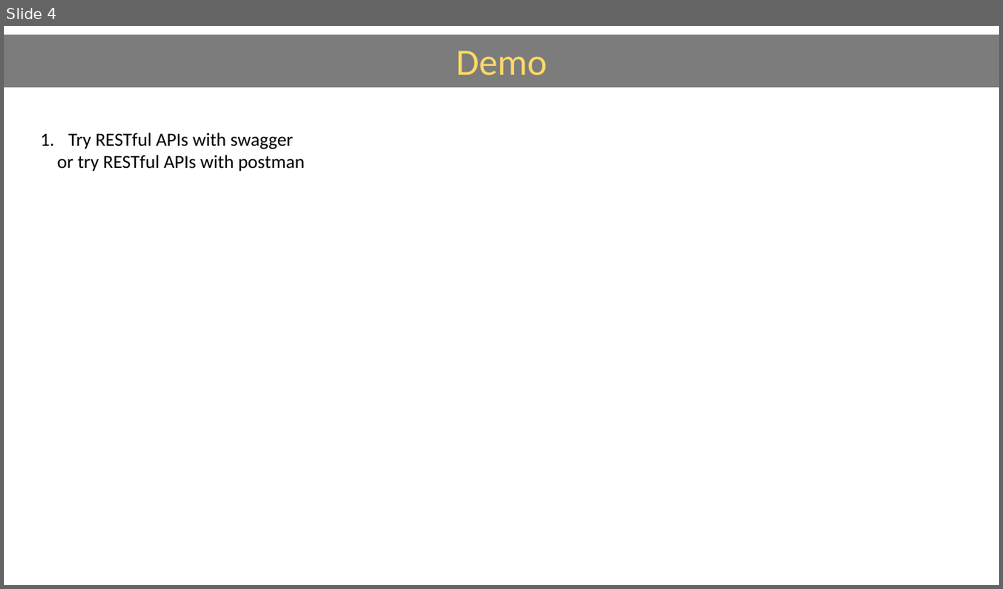
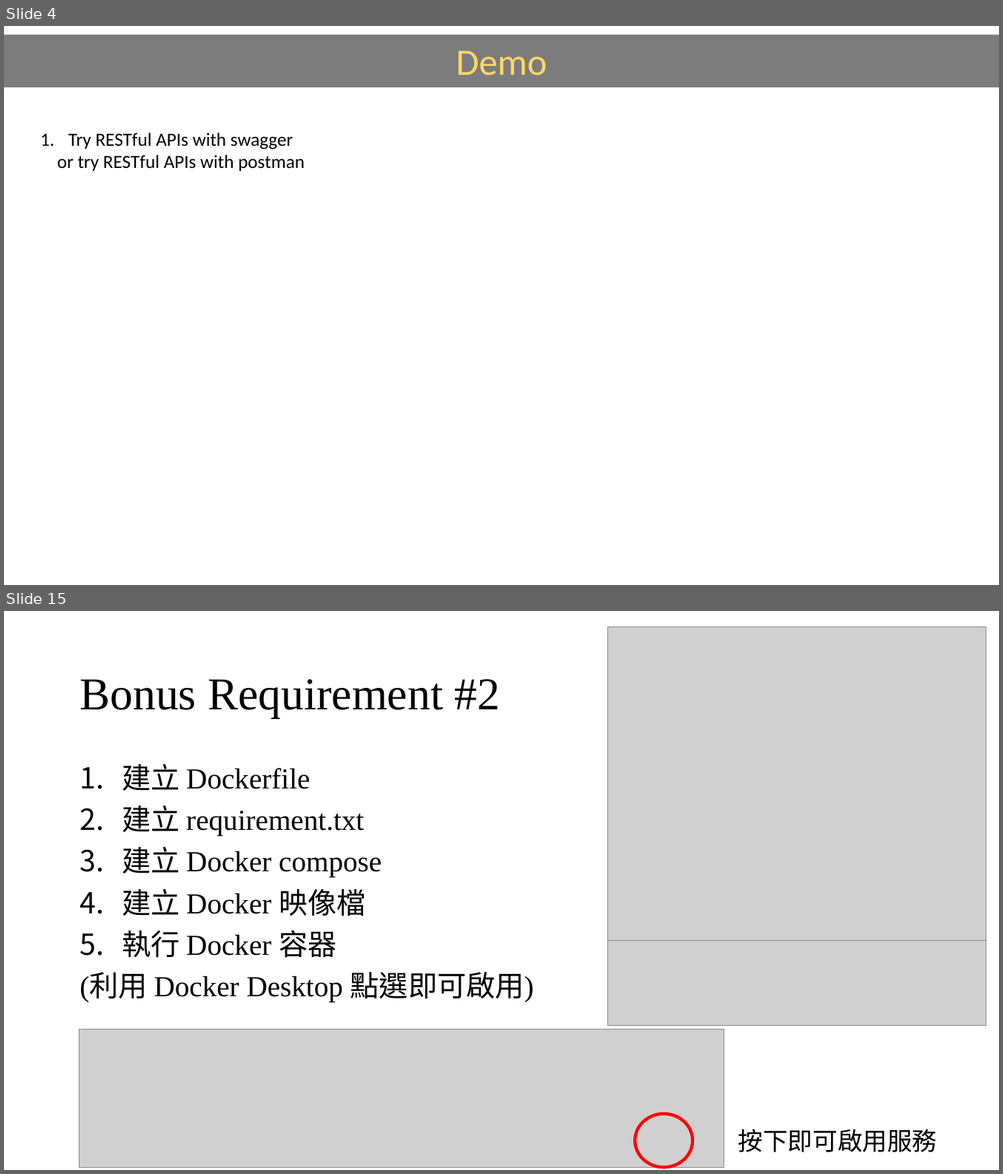
Before and after one commit to Teng91/RESTful-server-with-APIs, a slide deck: SW2_Backend_Handson_Practice_v3.pptx. Shown one above the other, each under a label of ours: slide 4 before the commit, slides 4 and 15 after it; the slides between them are not shown. The pictures are 1003x589 and 1003x1174 pixels, drawn with LibreOffice and Linux fonts; fonts in the diff are those of the drawing; grey boxes stand for pictures. Boxes give left, top, right and bottom in pixels: in the first picture for what was removed or moved away, otherwise in the second. Text is boxed around its words. In the diff, an @@ line names an element or a change of style, - is before the commit and + after.

```diff
--- a/SW2_Backend_Handson_Practice_v3.pptx
+++ b/SW2_Backend_Handson_Practice_v3.pptx
@@ slide 15 added at box(4, 611, 999, 1170), background #FFFFFF @@
@@ picture added at box(608, 627, 986, 941) @@
@@ title added at box(79, 679, 500, 718), 44 pt, text #000000 @@
+Bonus Requirement #2
@@ text added at box(79, 764, 534, 1002), 28 pt, text #000000 @@
+1. 建立 Dockerfile
+2. 建立 requirement.txt
+3. 建立 Docker compose
+4. 建立 Docker 映像檔
+5. 執行 Docker 容器
+(利用 Docker Desktop 點選即可啟用)
@@ picture added at box(608, 941, 986, 1027) @@
@@ picture added at box(79, 1030, 724, 1167) @@
@@ ellipse added at box(634, 1115, 692, 1168), outline #FF0000 3 pt @@
@@ text added at box(738, 1129, 937, 1153), 24 pt, text #000000 @@
+按下即可啟用服務
```
Also in this commit, not shown: 2 slides changed, 10 other slides added, 6 slides removed, 5 other files.
